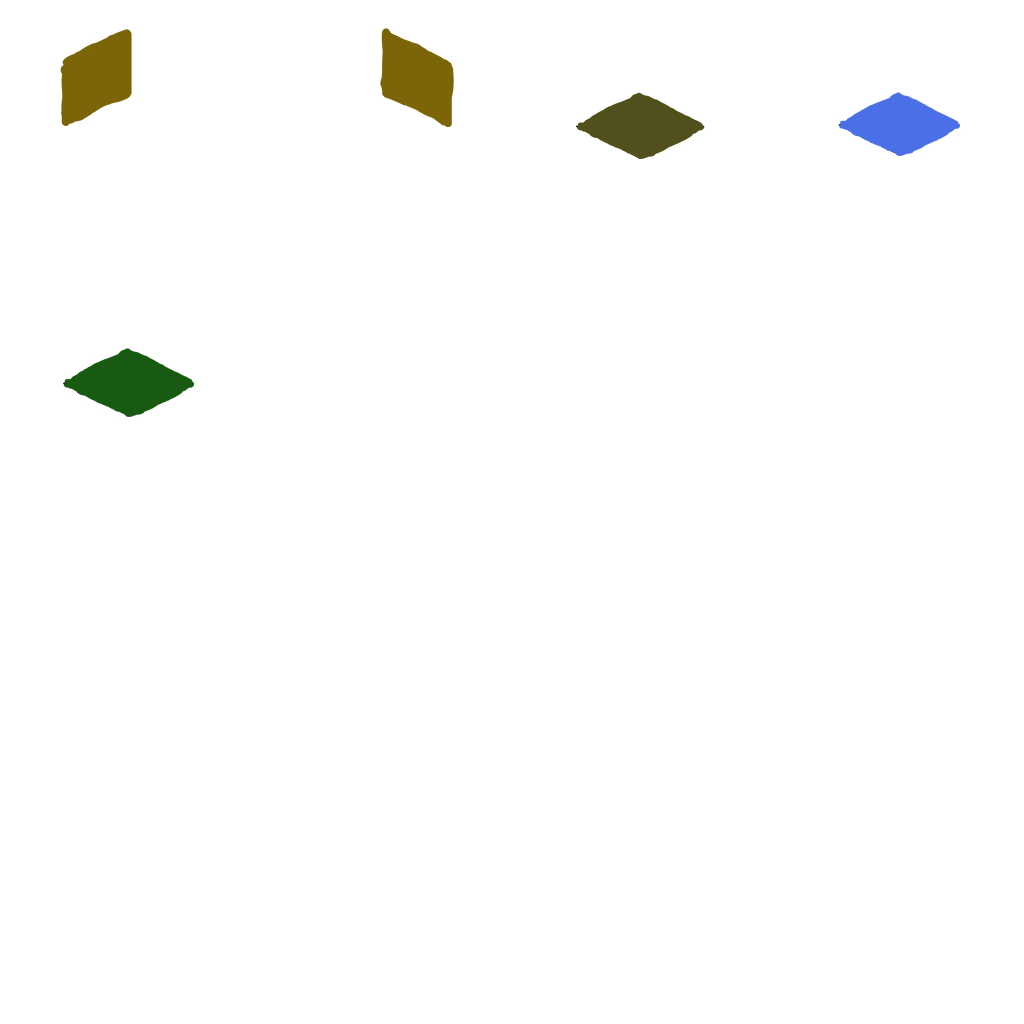
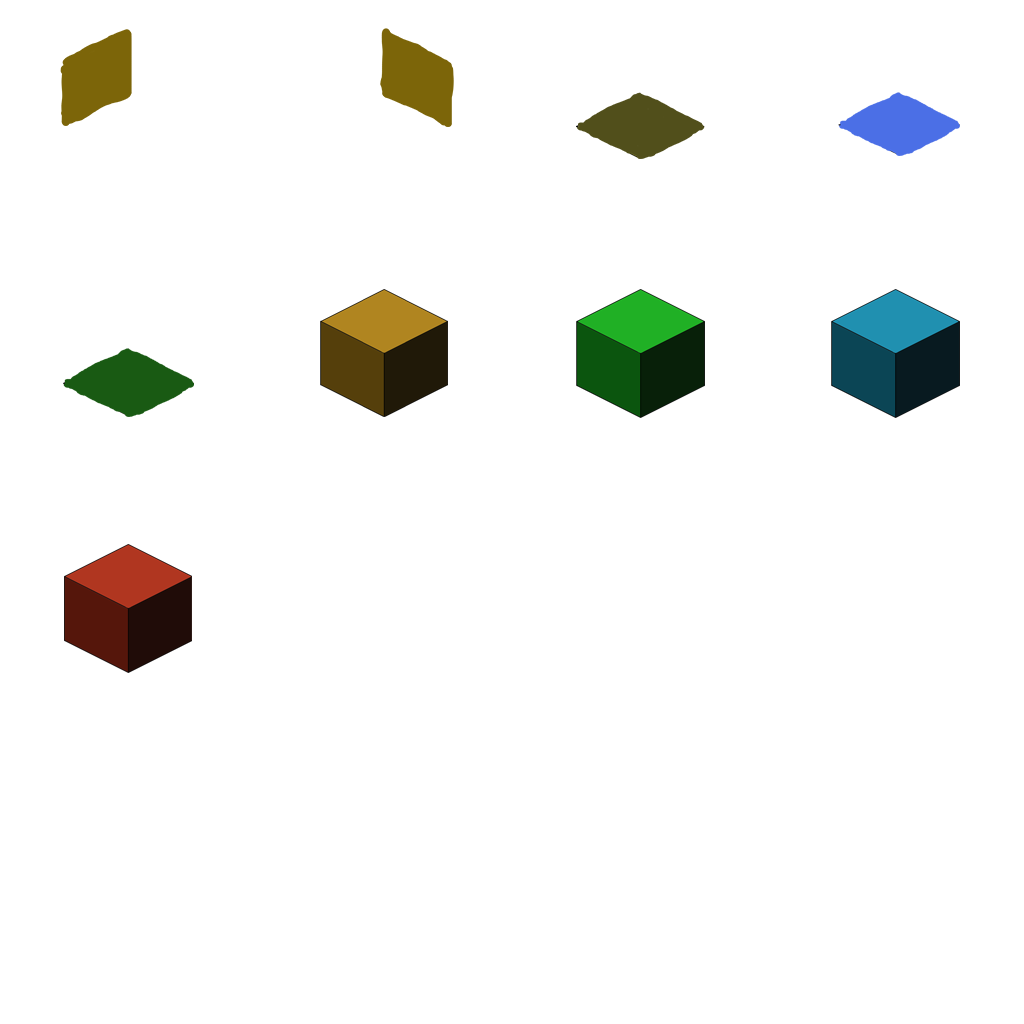
Revision of a layered w=1024, h=1024 image; what changed, layer by layer:
added layer "Layer 6" above "Layer 5" over (64, 544, 192, 673)
added layer "Layer 5" above "Layer 4" over (831, 289, 960, 418)
added layer "Layer 4" above "Layer 3" over (576, 289, 705, 418)
added layer "Layer 3" above "Layer 2" over (320, 289, 448, 417)
